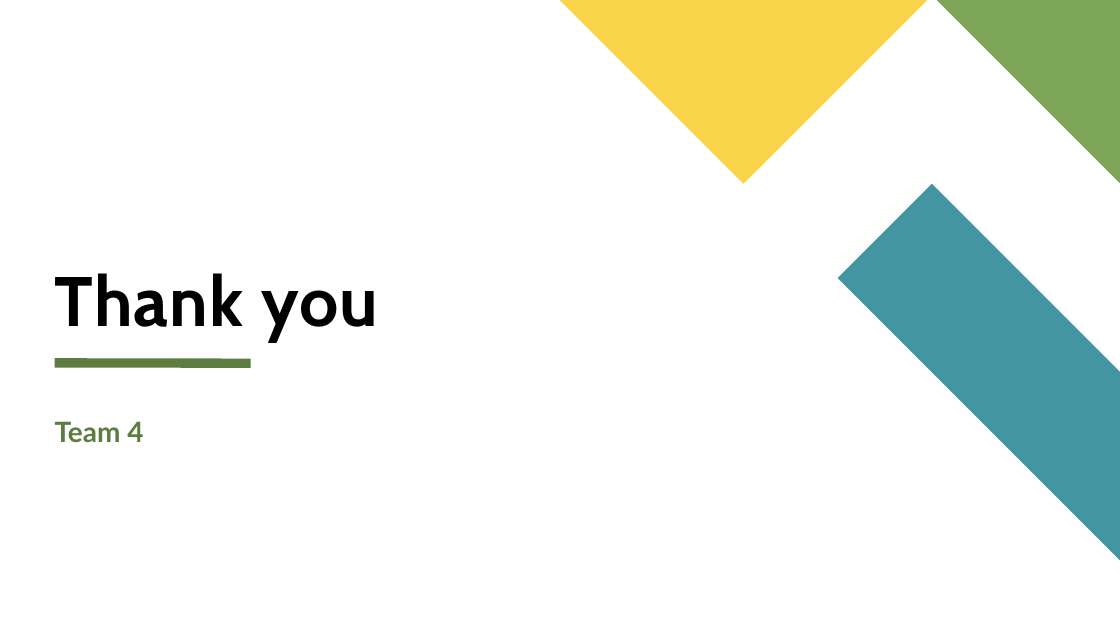
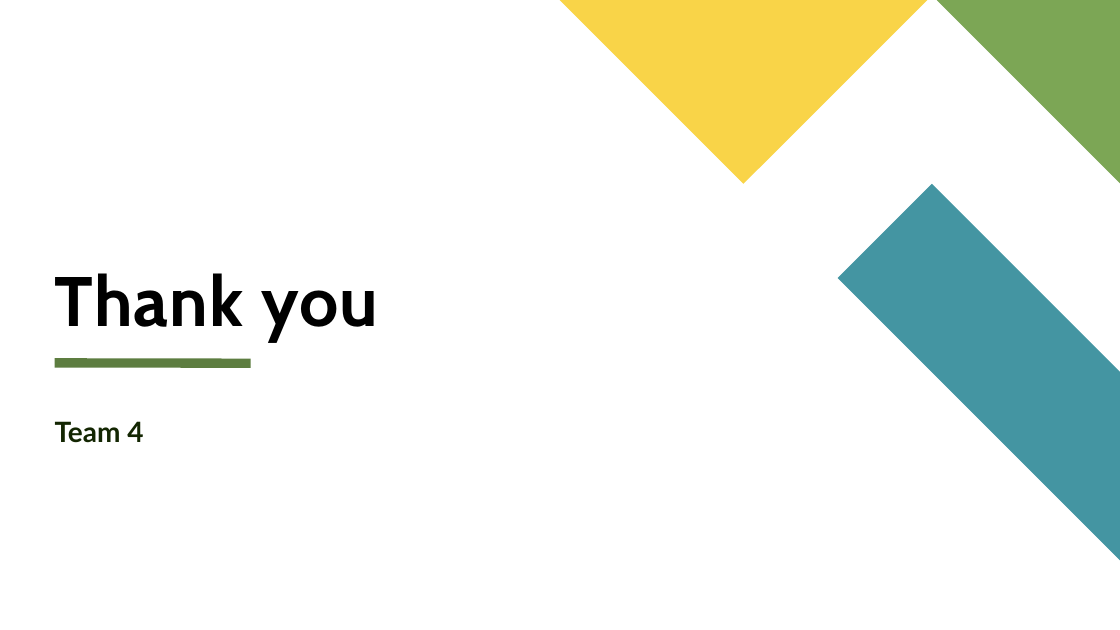
Before and after one commit to MeghaN28/AI-Tutor, a slide deck: slide 15 of Seattle Data AI Security Hackathon.pptx (slide 13 before the commit). Drawn at 1120x630 pixels with LibreOffice and Linux fonts; fonts in the diff are those of the drawing. Boxes give left, top, right and bottom in pixels: in the first picture for what was removed or moved away, otherwise in the second. Text is boxed around its words. In the diff, an @@ line names an element or a change of style, - is before the commit and + after.

```diff
--- a/Seattle Data AI Security Hackathon.pptx
+++ b/Seattle Data AI Security Hackathon.pptx
@@ text "Team 4" at <box>55,421,143,443</box>: text colour #5D7D40 to #132602 @@
```
Also in this commit, not shown: 6 other slides changed, 6 slides added, 4 slides removed.
